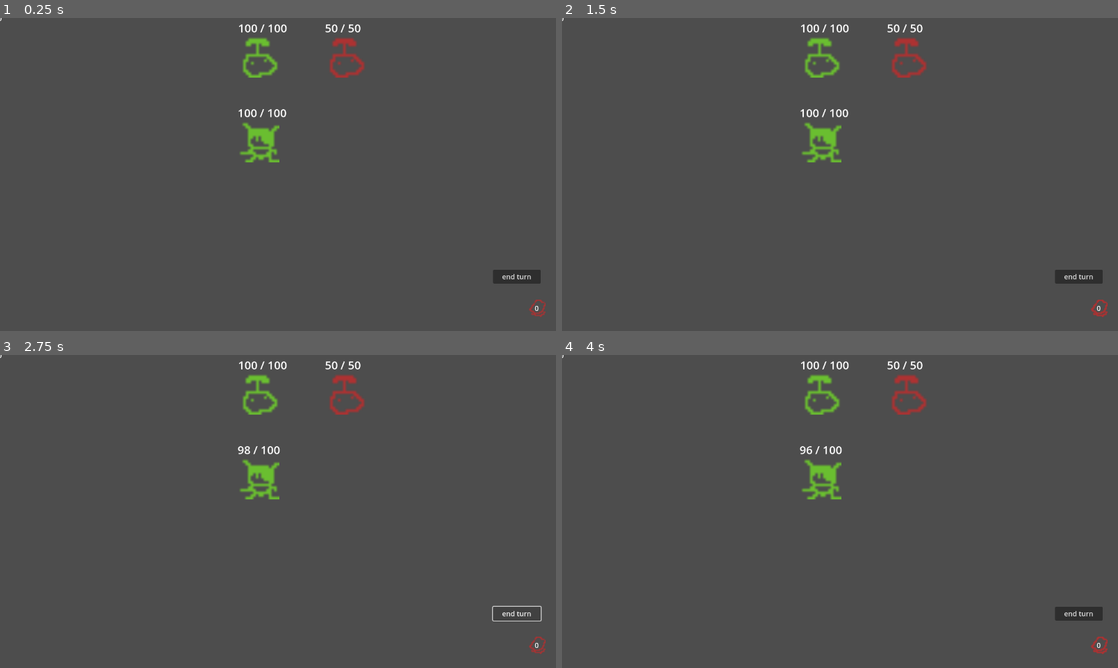
Above: before the commit, frames 1-4 (two rows, left to right).
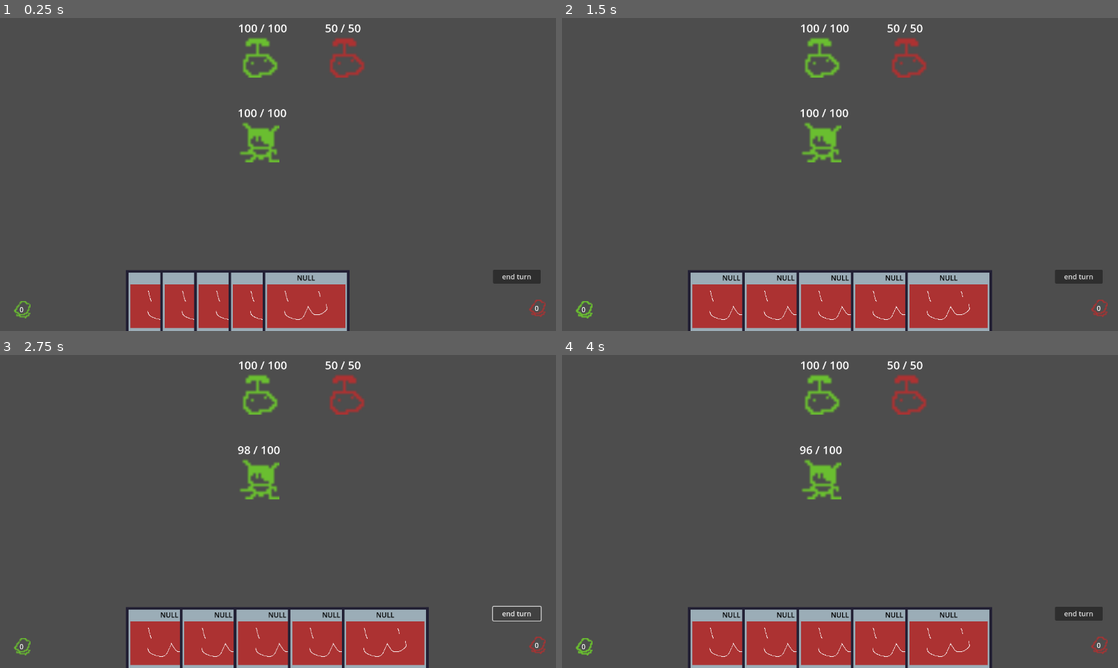
Above: after the commit, the same moments.

Repository: Saplings-Projects/1M_sub
Game: Godot game, scene res://#Scenes/TestingScene.tscn
The game is run twice, just before and just after one commit, with the same random seed, the same clock (stepped at 60 frames per second) and the same inputs.
Inputs:
- Up to frame 1 (0.25 s): no input
- Up to frame 2 (1.5 s): click "0" at 0.5 s; click "0" at 1.25 s
- Up to frame 3 (2.75 s): click "end turn" at 2 s
- Up to frame 4 (4 s): click "end turn" at 2.75 s; click "0" at 3.5 s

The runs differ from the first frame. In frame 1, 7.8% of the frame differs, in the area x 0-63%, y 0-100%; in frame 2, 11%; in frame 3, 11%; in frame 4, 11%, in the area x 0-78%, y 0-100%.

Commit message:
Fix error in testing scene

Diff:
--- a/#Scenes/TestingScene.tscn
+++ b/#Scenes/TestingScene.tscn
@@ -1,20 +1,73 @@
-[gd_scene load_steps=16 format=3 uid="uid://87fedoq257xg"]
+[gd_scene load_steps=14 format=3 uid="uid://87fedoq257xg"]
 
 [ext_resource type="Script" path="res://Cards/CardContainer.gd" id="1_cwemj"]
 [ext_resource type="PackedScene" uid="uid://caxbd2ppk3ans" path="res://Cards/Card.tscn" id="2_tx1h0"]
 [ext_resource type="PackedScene" uid="uid://clmg3l3n28x38" path="res://Entity/Player/Player.tscn" id="3_4psp7"]
-[ext_resource type="Resource" uid="uid://dxgoopi1roxu4" path="res://Cards/Resource/Card_Damage.tres" id="3_6uosf"]
-[ext_resource type="Resource" uid="uid://5yn4t13kwwoo" path="res://Cards/Resource/Card_DamageHealth.tres" id="4_nsiy1"]
-[ext_resource type="Resource" uid="uid://d12g33rc6c3u5" path="res://Cards/Resource/Card_Heal.tres" id="5_4b2q2"]
-[ext_resource type="Resource" uid="uid://ctx8jsvac84so" path="res://Cards/Resource/Card_Poison.tres" id="6_bferu"]
-[ext_resource type="Resource" uid="uid://0x385c3nuq8f" path="res://Cards/Resource/Card_DamageAll.tres" id="7_7bwak"]
+[ext_resource type="Script" path="res://Cards/CardBase.gd" id="5_obxy7"]
 [ext_resource type="PackedScene" uid="uid://bcpmrmofcilbn" path="res://Core/Battler.tscn" id="8_qtw1k"]
-[ext_resource type="Script" path="res://UI/EndTurnButton.gd" id="11_6xwul"]
 [ext_resource type="Texture2D" uid="uid://caemucaya30wh" path="res://Cards/draw_pile.png" id="11_pw70x"]
-[ext_resource type="Resource" uid="uid://bo7u4vmuakwj8" path="res://Cards/Resource/Card_DrawCards.tres" id="11_tgcxe"]
 [ext_resource type="Texture2D" uid="uid://d4muqvs3etnr8" path="res://Cards/discard_pile.png" id="12_kxw48"]
-[ext_resource type="Script" path="res://UI/DrawPileUISetter.gd" id="12_usdu6"]
-[ext_resource type="Script" path="res://UI/DiscardPileUISetter.gd" id="14_dpe64"]
+[ext_resource type="Script" path="res://UI/EndTurnButton.gd" id="14_dpe64"]
+
+[sub_resource type="Resource" id="Resource_dqjle"]
+script = ExtResource("5_obxy7")
+damage_to_apply_to_target = 0.0
+damage_to_apply_to_caster = 0.0
+buffs_to_apply_to_target = Array[Resource("res://Buffs/BuffBase.gd")]([])
+buffs_to_apply_to_caster = Array[Resource("res://Buffs/BuffBase.gd")]([])
+affect_all_targets = false
+affect_all_casters = false
+application_type = 1
+card_title = "NULL"
+card_description = "NULL"
+
+[sub_resource type="Resource" id="Resource_xldjm"]
+script = ExtResource("5_obxy7")
+damage_to_apply_to_target = 0.0
+damage_to_apply_to_caster = 0.0
+buffs_to_apply_to_target = Array[Resource("res://Buffs/BuffBase.gd")]([])
+buffs_to_apply_to_caster = Array[Resource("res://Buffs/BuffBase.gd")]([])
+affect_all_targets = false
+affect_all_casters = false
+application_type = 1
+card_title = "NULL"
+card_description = "NULL"
+
+[sub_resource type="Resource" id="Resource_cmc2i"]
+script = ExtResource("5_obxy7")
+damage_to_apply_to_target = 0.0
+damage_to_apply_to_caster = 0.0
+buffs_to_apply_to_target = Array[Resource("res://Buffs/BuffBase.gd")]([])
+buffs_to_apply_to_caster = Array[Resource("res://Buffs/BuffBase.gd")]([])
+affect_all_targets = false
+affect_all_casters = false
+application_type = 1
+card_title = "NULL"
+card_description = "NULL"
+
+[sub_resource type="Resource" id="Resource_0yyr6"]
+script = ExtResource("5_obxy7")
+damage_to_apply_to_target = 0.0
+damage_to_apply_to_caster = 0.0
+buffs_to_apply_to_target = Array[Resource("res://Buffs/BuffBase.gd")]([])
+buffs_to_apply_to_caster = Array[Resource("res://Buffs/BuffBase.gd")]([])
+affect_all_targets = false
+affect_all_casters = false
+application_type = 1
+card_title = "NULL"
+card_description = "NULL"
+
+[sub_resource type="Resource" id="Resource_dpl7a"]
+script = ExtResource("5_obxy7")
+damage_to_apply_to_target = 0.0
+damage_to_apply_to_caster = 0.0
+buffs_to_apply_to_target = Array[Resource("res://Buffs/BuffBase.gd")]([])
+buffs_to_apply_to_caster = Array[Resource("res://Buffs/BuffBase.gd")]([])
+affect_all_targets = false
+affect_all_casters = false
+application_type = 1
+card_title = "NULL"
+card_description = "NULL"
 
 [node name="TestingScene" type="Node2D"]
 
@@ -22,6 +75,13 @@
 
 [node name="Player" parent="." instance=ExtResource("3_4psp7")]
 position = Vector2(595, 284)
+
+[node name="CardContainer" type="Node2D" parent="."]
+script = ExtResource("1_cwemj")
+card_scene = ExtResource("2_tx1h0")
+total_hand_width = 500.0
+card_queued_offset = 200.0
+default_hand = Array[ExtResource("5_obxy7")]([SubResource("Resource_dqjle"), SubResource("Resource_xldjm"), SubResource("Resource_cmc2i"), SubResource("Resource_0yyr6"), SubResource("Resource_dpl7a")])
 
 [node name="CanvasLayer" type="CanvasLayer" parent="."]
 
@@ -48,24 +108,9 @@
 grow_horizontal = 0
 grow_vertical = 0
 text = "end turn"
-script = ExtResource("11_6xwul")
+script = ExtResource("14_dpe64")
 
-[node name="CardContainer" type="Control" parent="CanvasLayer/UIControl"]
-layout_mode = 1
-anchors_preset = 7
-anchor_left = 0.5
-anchor_top = 1.0
-anchor_right = 0.5
-anchor_bottom = 1.0
-grow_horizontal = 2
-grow_vertical = 0
-script = ExtResource("1_cwemj")
-card_scene = ExtResource("2_tx1h0")
-total_hand_width = 500.0
-card_queued_offset = 200.0
-default_deck = Array[Resource("res://Cards/CardBase.gd")]([ExtResource("3_6uosf"), ExtResource("4_nsiy1"), ExtResource("7_7bwak"), ExtResource("5_4b2q2"), ExtResource("6_bferu"), ExtResource("11_tgcxe")])
-
-[node name="DrawPile" type="TextureButton" parent="CanvasLayer/UIControl" node_paths=PackedStringArray("pile_count_label")]
+[node name="DrawPile" type="TextureButton" parent="CanvasLayer/UIControl"]
 layout_mode = 1
 anchors_preset = 2
 anchor_top = 1.0
@@ -81,8 +126,6 @@
 texture_disabled = ExtResource("11_pw70x")
 texture_focused = ExtResource("11_pw70x")
 stretch_mode = 0
-script = ExtResource("12_usdu6")
-pile_count_label = NodePath("DrawPileCount")
 
 [node name="DrawPileCount" type="Label" parent="CanvasLayer/UIControl/DrawPile"]
 layout_mode = 1
@@ -95,7 +138,7 @@
 horizontal_alignment = 1
 vertical_alignment = 1
 
-[node name="DiscardPile" type="TextureButton" parent="CanvasLayer/UIControl" node_paths=PackedStringArray("pile_count_label")]
+[node name="DiscardPile" type="TextureButton" parent="CanvasLayer/UIControl"]
 layout_mode = 1
 anchors_preset = 3
 anchor_left = 1.0
@@ -114,8 +157,6 @@
 texture_disabled = ExtResource("12_kxw48")
 texture_focused = ExtResource("12_kxw48")
 stretch_mode = 0
-script = ExtResource("14_dpe64")
-pile_count_label = NodePath("DrawPileCount")
 
 [node name="DrawPileCount" type="Label" parent="CanvasLayer/UIControl/DiscardPile"]
 layout_mode = 1
